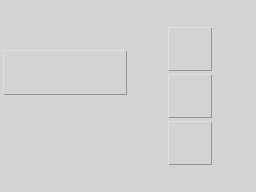
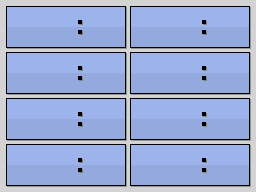
Layered file, before and after one edit (256x192). Changes by layer:
showed "Eight", painted on it over [3, 6, 251, 187]
hid "One" over [3, 27, 212, 165]
